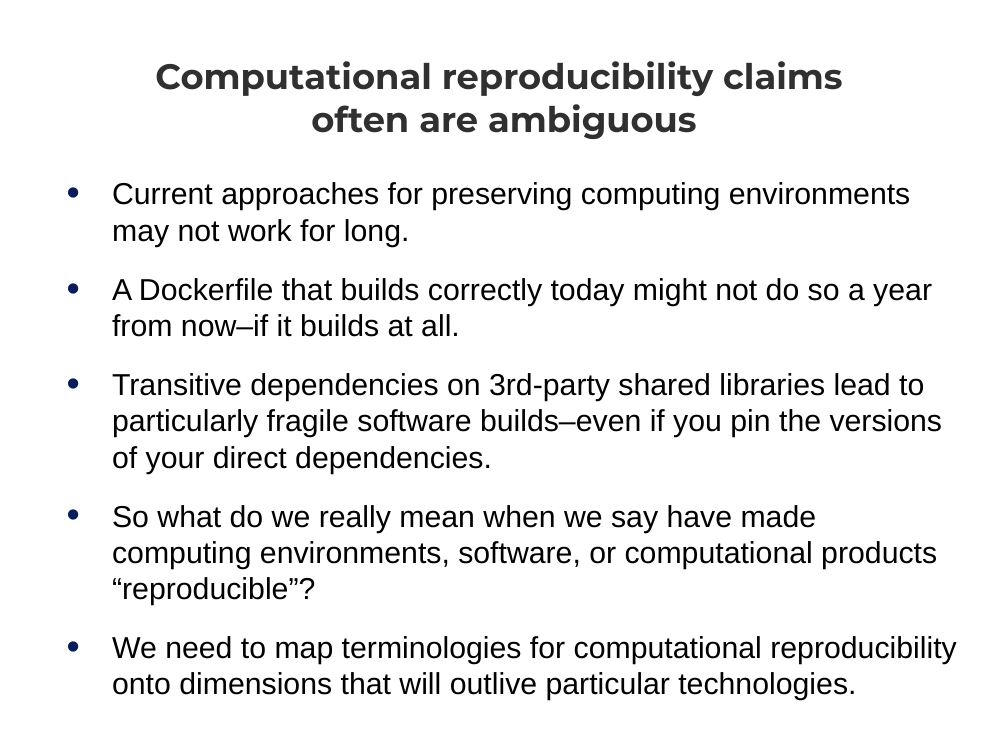
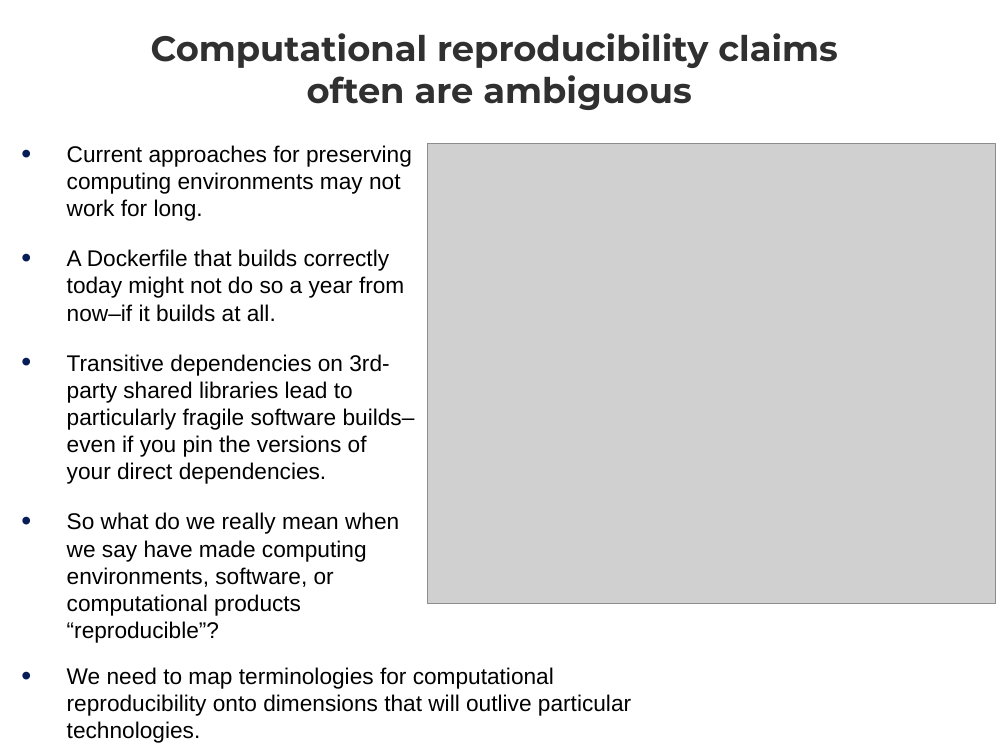
Before and after one commit to whole-tale/reproducibility-components, a slide deck: slide 18 of ro2019/presentation/reproducibility_by_other_means_presentation.ppt (slide 17 before the commit). Drawn at 1008x756 pixels with LibreOffice and Linux fonts; fonts in the diff are those of the drawing; grey boxes stand for pictures. Boxes give left, top, right and bottom in pixels: in the first picture for what was removed or moved away, otherwise in the second. Text is boxed around its words. In the diff, an @@ line names an element or a change of style, - is before the commit and + after.

```diff
--- a/ro2019/presentation/reproducibility_by_other_means_presentation.ppt
+++ b/ro2019/presentation/reproducibility_by_other_means_presentation.ppt
@@ text "Computational reproducibility claims": place and size @@
-text "Computational reproducibility claims" at (155,61,842,139)
+text "Computational reproducibility claims" at (151,33,837,110)
@@ text "Current approaches for preserving computing ...": place and size @@
-text "Current approaches for preserving computing ..." at (112,182,957,700)
+text "Current approaches for preserving computing ..." at (67,145,415,643)
@@ text "Current approaches for preserving computing ..." at (67,145,415,643): size 24 to 18 pt @@
@@ picture added at (427,143,995,603) @@
@@ text at (112,636,957,700): paragraph removed @@
-• We need to map terminologies for computational reproducibility onto dimensions that will outlive particular technologies.
@@ text added at (67,667,631,743), 18 pt, text #000000 @@
+• We need to map terminologies for computational reproducibility onto dimensions that will outlive particular technologies.
```
Also in this commit, not shown: 2 other slides changed, 1 slide added, 1 other file.
